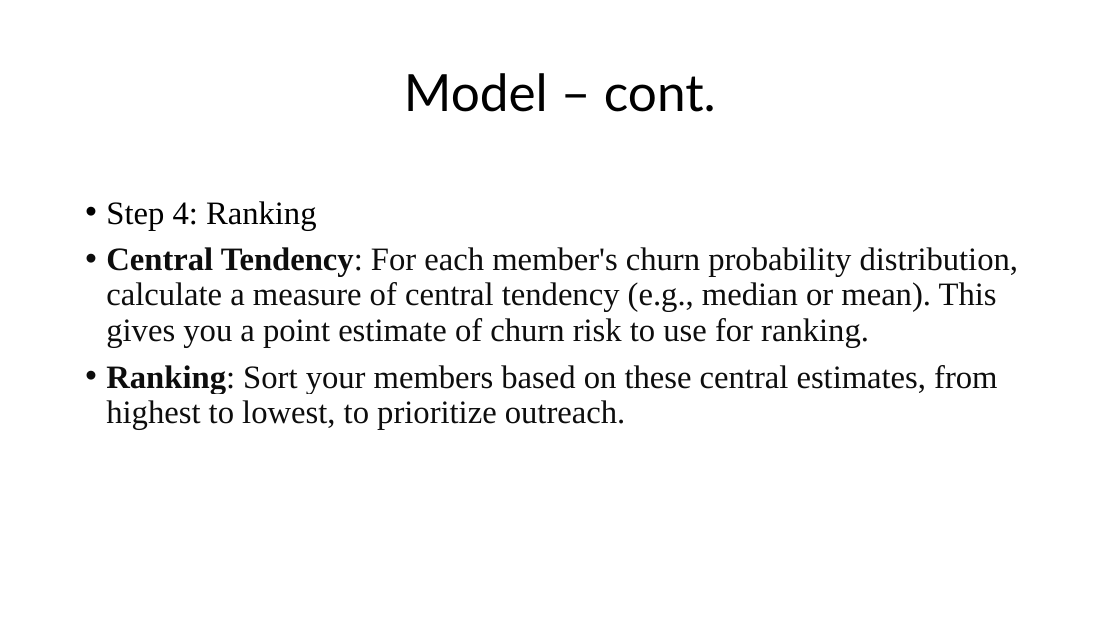
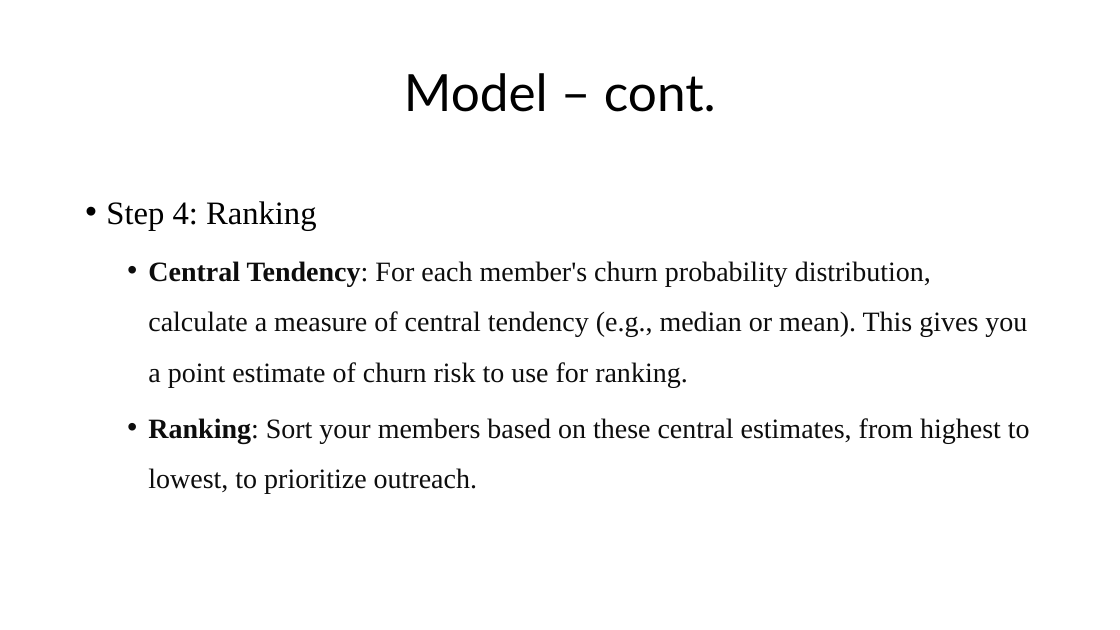
Before and after one commit to yotamdery/Predicting_Churn, a slide deck: slide 15 of Vi - Presentation.pptx (slide 6 before the commit). Drawn at 1120x630 pixels with LibreOffice and Linux fonts; fonts in the diff are those of the drawing. Boxes give left, top, right and bottom in pixels: in the first picture for what was removed or moved away, otherwise in the second. Text is boxed around its words. In the diff, an @@ line names an element or a change of style, - is before the commit and + after.

```diff
--- a/Vi - Presentation.pptx
+++ b/Vi - Presentation.pptx
@@ text at (x1=148, y1=261, x2=1030, y2=494): size 28 to 24 pt; list level 1 to 2 in "Central Tendency: For each member's ..."; line spacing 0.9 to 1.5; list level 1 to 2 in "Ranking: Sort your members based ..." @@
```
Also in this commit, not shown: 3 other slides changed, 10 slides added.
